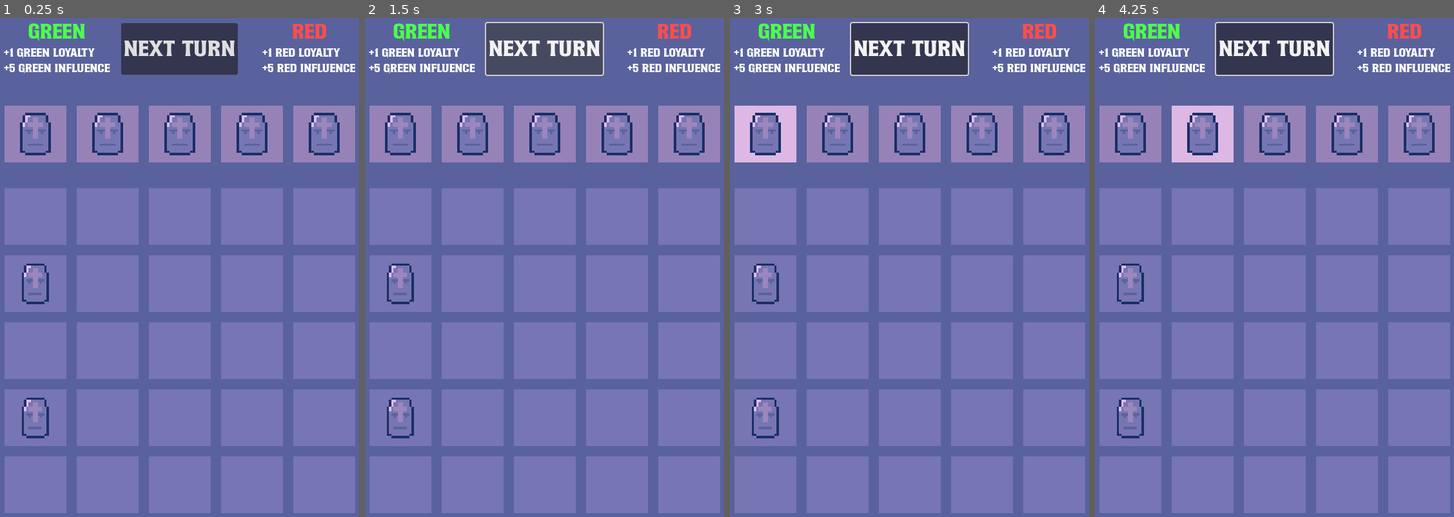
Above: before the commit, frames 1-4 (left to right).
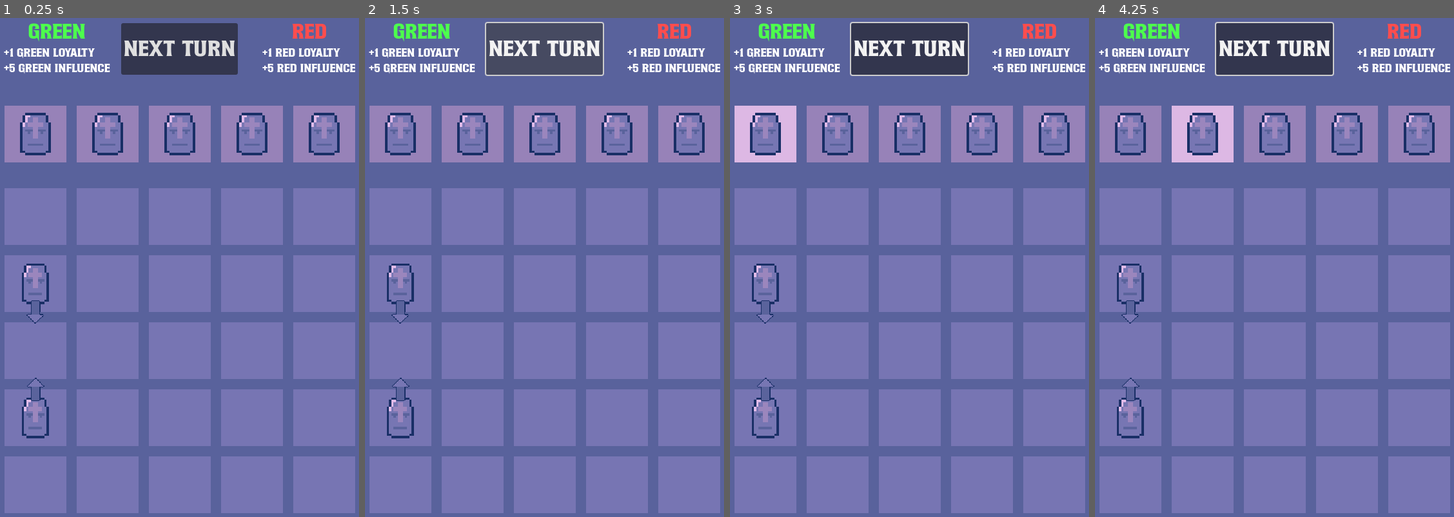
Above: after the commit, the same moments.

Repository: frostblooded/influencer
Game: Godot game, scene res://scenes/game.tscn
The game is run twice, just before and just after one commit, with the same random seed, the same clock (stepped at 60 frames per second) and the same inputs.
Inputs (mouse positions are in pixels of both pictures, inside the frame that each line leads up to):
- Up to frame 1 (0.25 s): no input
- Up to frame 2 (1.5 s): click "Next turn" at 0.5 s; click "Next turn" at 1.25 s
- Up to frame 3 (3 s): click "Next turn" at 2 s; tap Enter at 2.75 s; move the mouse to (765, 132) at 2.77 s
- Up to frame 4 (4.25 s): tap Space at 3.5 s; move the mouse to (1202, 132) at 3.52 s

The runs differ from the first frame. In frame 1, 0.2% of the frame differs, in the area x 7-13%, y 56-77%; in frame 2, 0.2%; in frame 3, 0.2%; in frame 4, 0.2%.

Commit message:
Visualize planned unit moves

Diff:
--- a/scenes/grid_cell.tscn
+++ b/scenes/grid_cell.tscn
@@ -1,6 +1,7 @@
-[gd_scene load_steps=9 format=3 uid="uid://vjq83572qbuv"]
+[gd_scene load_steps=10 format=3 uid="uid://vjq83572qbuv"]
 
-[ext_resource type="Script" path="res://scripts/cell.gd" id="1_suw5m"]
+[ext_resource type="Script" path="res://scripts/grid_cell.gd" id="1_8mbga"]
+[ext_resource type="Texture2D" uid="uid://biumxxayrtuu5" path="res://assets/arrow.png" id="2_4y6ku"]
 
 [sub_resource type="Gradient" id="Gradient_rvejq"]
 offsets = PackedFloat32Array(0)
@@ -26,8 +27,12 @@
 [sub_resource type="GradientTexture1D" id="GradientTexture1D_j6eis"]
 gradient = SubResource("Gradient_blwba")
 
-[node name="GridCell" type="Node2D" node_paths=PackedStringArray("area_2d", "default_sprite_2d", "hovered_sprite_2d", "debug_sprite_2d", "_container")]
-script = ExtResource("1_suw5m")
+[node name="GridCell" type="Node2D" node_paths=PackedStringArray("_top_action_sprite_2d", "_right_action_sprite_2d", "_bottom_action_sprite_2d", "_left_action_sprite_2d", "area_2d", "default_sprite_2d", "hovered_sprite_2d", "debug_sprite_2d", "_container")]
+script = ExtResource("1_8mbga")
+_top_action_sprite_2d = NodePath("TopActionSprite2DContainer")
+_right_action_sprite_2d = NodePath("RightActionSprite2DContainer")
+_bottom_action_sprite_2d = NodePath("BottomActionSprite2DContainer")
+_left_action_sprite_2d = NodePath("LeftActionSprite2DContainer")
 area_2d = NodePath("Area2D")
 default_sprite_2d = NodePath("Sprite2D")
 hovered_sprite_2d = NodePath("HoveredSprite2D")
@@ -55,3 +60,30 @@
 position = Vector2(-40, -40)
 scale = Vector2(0.09375, 24.5)
 texture = SubResource("GradientTexture1D_j6eis")
+
+[node name="TopActionSprite2DContainer" type="Sprite2D" parent="."]
+z_index = 10
+position = Vector2(0, -44)
+scale = Vector2(1.5, 1.5)
+texture = ExtResource("2_4y6ku")
+
+[node name="RightActionSprite2DContainer" type="Sprite2D" parent="."]
+z_index = 10
+position = Vector2(48, 0)
+rotation = 1.57079
+scale = Vector2(1.5, 1.5)
+texture = ExtResource("2_4y6ku")
+
+[node name="BottomActionSprite2DContainer" type="Sprite2D" parent="."]
+z_index = 10
+position = Vector2(0, 44)
+rotation = -3.14159
+scale = Vector2(1.5, 1.5)
+texture = ExtResource("2_4y6ku")
+
+[node name="LeftActionSprite2DContainer" type="Sprite2D" parent="."]
+z_index = 10
+position = Vector2(-48, 0)
+rotation = -1.57079
+scale = Vector2(1.5, 1.5)
+texture = ExtResource("2_4y6ku")
--- a/scenes/unit.tscn
+++ b/scenes/unit.tscn
@@ -1,10 +1,12 @@
-[gd_scene load_steps=3 format=3 uid="uid://bosldgi81a7pv"]
+[gd_scene load_steps=4 format=3 uid="uid://bosldgi81a7pv"]
 
 [ext_resource type="Texture2D" uid="uid://dgdlmbqptppwa" path="res://assets/soldier.png" id="1_b1kv1"]
 [ext_resource type="Script" path="res://scripts/unit.gd" id="1_evil8"]
+[ext_resource type="Texture2D" uid="uid://biumxxayrtuu5" path="res://assets/arrow.png" id="2_41fv4"]
 
 [node name="Unit" type="Node2D" groups=["units"]]
 script = ExtResource("1_evil8")
+move_action_texture = ExtResource("2_41fv4")
 
 [node name="Sprite2D" type="Sprite2D" parent="."]
 position = Vector2(1.90735e-06, 1.90735e-06)
--- /dev/null
+++ b/scripts/grid_cell.gd
@@ -0,0 +1,37 @@
+class_name GridCell
+extends Cell
+
+@export var _top_action_sprite_2d: Node2D
+@export var _right_action_sprite_2d: Node2D
+@export var _bottom_action_sprite_2d: Node2D
+@export var _left_action_sprite_2d: Node2D
+
+func _ready() -> void:
+    super._ready()
+    hide_all_action_sprite_2ds()
+
+func set_action_sprite_2d(texture: Texture2D, direction: Enums.Direction) -> void:
+    hide_all_action_sprite_2ds()
+    var action_sprite_2d: Sprite2D = get_action_sprite_2d_for_direction(direction)
+    action_sprite_2d.texture = texture
+    action_sprite_2d.show()
+
+func hide_all_action_sprite_2ds() -> void:
+    _top_action_sprite_2d.hide()
+    _right_action_sprite_2d.hide()
+    _bottom_action_sprite_2d.hide()
+    _left_action_sprite_2d.hide()
+
+func get_action_sprite_2d_for_direction(direction: Enums.Direction) -> Sprite2D:
+    match direction:
+        Enums.Direction.Top:
+            return _top_action_sprite_2d
+        Enums.Direction.Right:
+            return _right_action_sprite_2d
+        Enums.Direction.Bottom:
+            return _bottom_action_sprite_2d
+        Enums.Direction.Left:
+            return _left_action_sprite_2d
+        _:
+            push_error("Trying to get action sprite 2d container for unknown direction")
+            return null
--- a/scripts/placeable_object.gd
+++ b/scripts/placeable_object.gd
@@ -1,7 +1,7 @@
 class_name PlaceableObject
 extends Node2D
 
-var cell: Cell
+var cell: GridCell
 
 func _to_string() -> String:
     return "{}".format([cell], "{}")
--- a/scripts/unit.gd
+++ b/scripts/unit.gd
@@ -1,5 +1,7 @@
 class_name Unit
 extends PlaceableObject
+
+@export var move_action_texture: Texture2D
 
 enum Action {
     None,
@@ -36,6 +38,8 @@
     if can_move_towards_enemy():
         move_towards_enemy()
 
+    cell.set_action_sprite_2d(move_action_texture, planned_action_direction)
+
     print("Updated planned action for ", self, " is ", Action.find_key(planned_action))
     print("Updated planned move target for ", self, " is ", planned_move_target)
     print("Updated planned action direction for ", self, " is ", Enums.Direction.find_key(planned_action_direction))
@@ -51,7 +55,6 @@
             closest_grid_enemy = grid_enemy
 
     if closest_grid_enemy and closest_grid_enemy.distance > 1:
-        assert(!closest_grid_enemy.path.is_empty())
         planned_action = Action.Move
         planned_move_target = closest_grid_enemy.path[0]
         planned_action_direction = closest_grid_enemy.direction
Binary file added: assets/arrow.aseprite
Binary file added: assets/arrow.png
Not shown, added: assets/arrow.png.import
